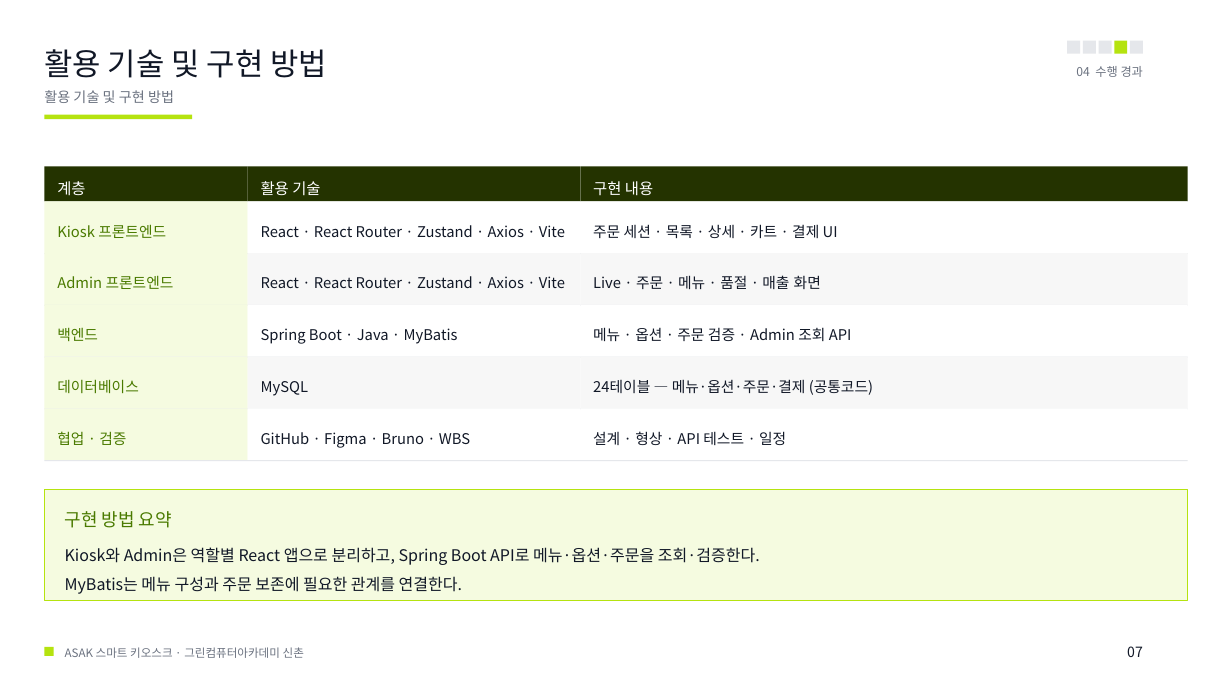
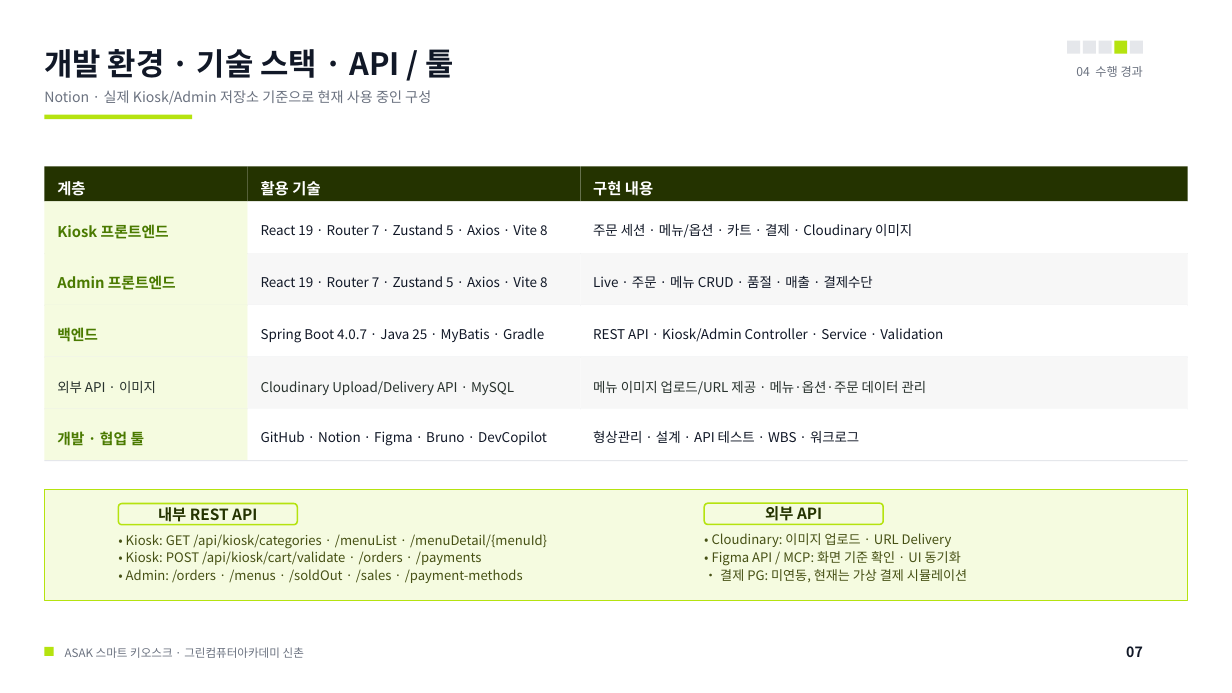
Before and after one commit to hagenie128/ASAK, a slide deck: slide 7 of docs/00_presentation/00_ppt/ASAK_샐러드_스마트키오스크.pptx. Drawn at 1232x693 pixels with LibreOffice and Linux fonts; fonts in the diff are those of the drawing. Boxes give left, top, right and bottom in pixels: in the first picture for what was removed or moved away, otherwise in the second. Text is boxed around its words. In the diff, an @@ line names an element or a change of style, - is before the commit and + after.

Commit message:
docs: 사이드 음료 메뉴 검증 문서와 발표자료 갱신

```diff
--- a/docs/00_presentation/00_ppt/ASAK_샐러드_스마트키오스크.pptx
+++ b/docs/00_presentation/00_ppt/ASAK_샐러드_스마트키오스크.pptx
@@ text at [44,43,454,83]: text changed; bold on @@
-활용 기술 및 구현 방법
+개발 환경 · 기술 스택 · API / 툴
@@ text at [44,90,431,105]: text changed @@
-활용 기술 및 구현 방법
+Notion · 실제 Kiosk/Admin 저장소 기준으로 현재 사용 중인 구성
@@ text at [261,224,547,235]: text changed; size 11.5 to 10.5 pt @@
-React · React Router · Zustand · Axios · Vite
+React 19 · Router 7 · Zustand 5 · Axios · Vite 8
@@ text at [593,224,912,238]: text changed; size 11.5 to 10.5 pt @@
-주문 세션 · 목록 · 상세 · 카트 · 결제 UI
+주문 세션 · 메뉴/옵션 · 카트 · 결제 · Cloudinary 이미지
@@ text at [261,276,547,287]: text changed; size 11.5 to 10.5 pt @@
-React · React Router · Zustand · Axios · Vite
+React 19 · Router 7 · Zustand 5 · Axios · Vite 8
@@ text at [593,276,873,288]: text changed; size 11.5 to 10.5 pt @@
-Live · 주문 · 메뉴 · 품절 · 매출 화면
+Live · 주문 · 메뉴 CRUD · 품절 · 매출 · 결제수단
@@ bold on in 7 elements at [1126,646,1143,657], [57,181,85,196], [261,181,320,196], [593,181,653,196], [57,224,169,239], [57,275,176,290], [57,327,98,342] @@
@@ text at [261,328,544,343]: text changed; size 11.5 to 10.5 pt @@
-Spring Boot · Java · MyBatis
+Spring Boot 4.0.7 · Java 25 · MyBatis · Gradle
@@ text at [593,328,943,342]: text changed; size 11.5 to 10.5 pt @@
-메뉴 · 옵션 · 주문 검증 · Admin 조회 API
+REST API · Kiosk/Admin Controller · Service · Validation
@@ vertical alignment top to middle in 3 elements at [593,381,927,395], [261,381,514,395], [57,381,156,393] @@
@@ text at [57,381,156,393]: text changed; size 11.5 to 10.5 pt; text colour #4A7A00 to #28322D @@
-데이터베이스
+외부 API · 이미지
@@ text at [261,381,514,395]: text changed; size 11.5 to 10.5 pt; text colour #111827 to #28322D @@
-MySQL
+Cloudinary Upload/Delivery API · MySQL
@@ text at [593,381,927,395]: text changed; size 11.5 to 10.5 pt; text colour #111827 to #28322D @@
-24테이블 — 메뉴·옵션·주문·결제 (공통코드)
+메뉴 이미지 업로드/URL 제공 · 메뉴·옵션·주문 데이터 관리
@@ text at [57,429,145,448]: text changed; bold on @@
-협업 · 검증
+개발 · 협업 툴
@@ text at [261,431,547,446]: text changed; size 11.5 to 10.5 pt @@
-GitHub · Figma · Bruno · WBS
+GitHub · Notion · Figma · Bruno · DevCopilot
@@ text at [593,430,859,443]: text changed; size 11.5 to 10.5 pt @@
-설계 · 형상 · API 테스트 · 일정
+형상관리 · 설계 · API 테스트 · WBS · 워크로그
@@ rounded rectangle added at [118,504,298,525], fill #F5FBE0, outline #B5E30F 1.2 pt, 12 pt, text #243300, bold @@
+내부 REST API
@@ rounded rectangle added at [704,504,884,525], fill #F5FBE0, outline #B5E30F 1.2 pt, 12 pt, text #243300, bold @@
+외부 API
@@ text removed at [65,511,172,528] @@
-구현 방법 요약
@@ text added at [126,534,547,583], 10.2 pt, text #465014 @@
+• Kiosk: GET /api/kiosk/categories · /menuList · /menuDetail/{menuId}
+• Kiosk: POST /api/kiosk/cart/validate · /orders · /payments
+• Admin: /orders · /menus · /soldOut · /sales · /payment-methods
@@ text added at [712,533,967,582], 10.2 pt, text #465014 @@
+• Cloudinary: 이미지 업로드 · URL Delivery
+• Figma API / MCP: 화면 기준 확인 · UI 동기화
+• 결제 PG: 미연동, 현재는 가상 결제 시뮬레이션
@@ text removed at [65,547,760,594] @@
-Kiosk와 Admin은 역할별 React 앱으로 분리하고, Spring Boot API로 메뉴·옵션·주문을 조회·검증한다.
-MyBatis는 메뉴 구성과 주문 보존에 필요한 관계를 연결한다.
```
Also in this commit, not shown: 20 other slides changed, 1 other file.
